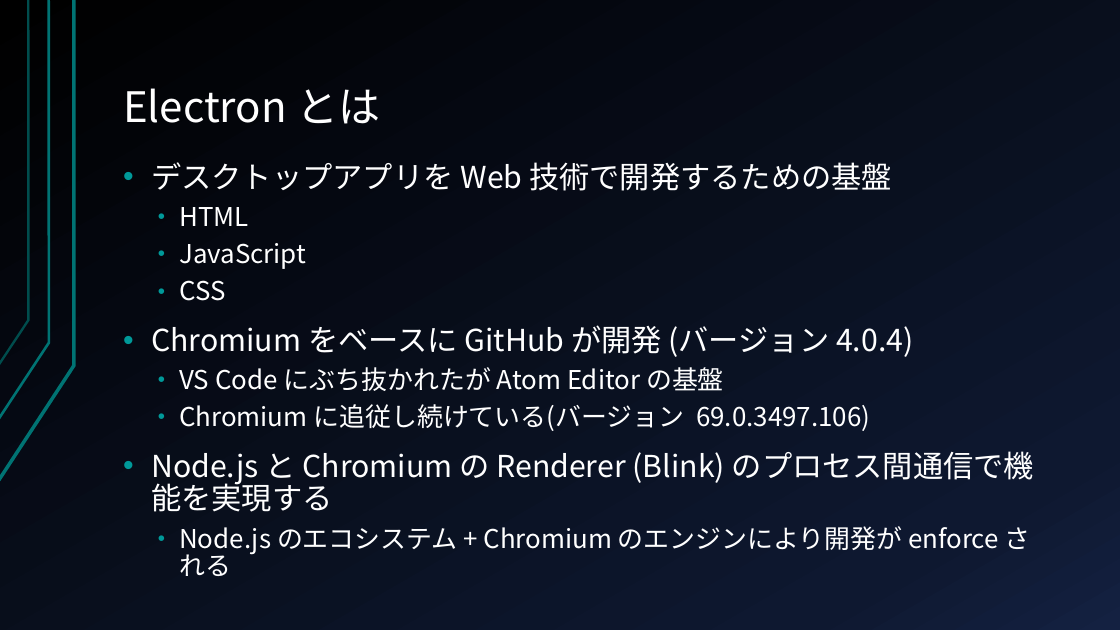
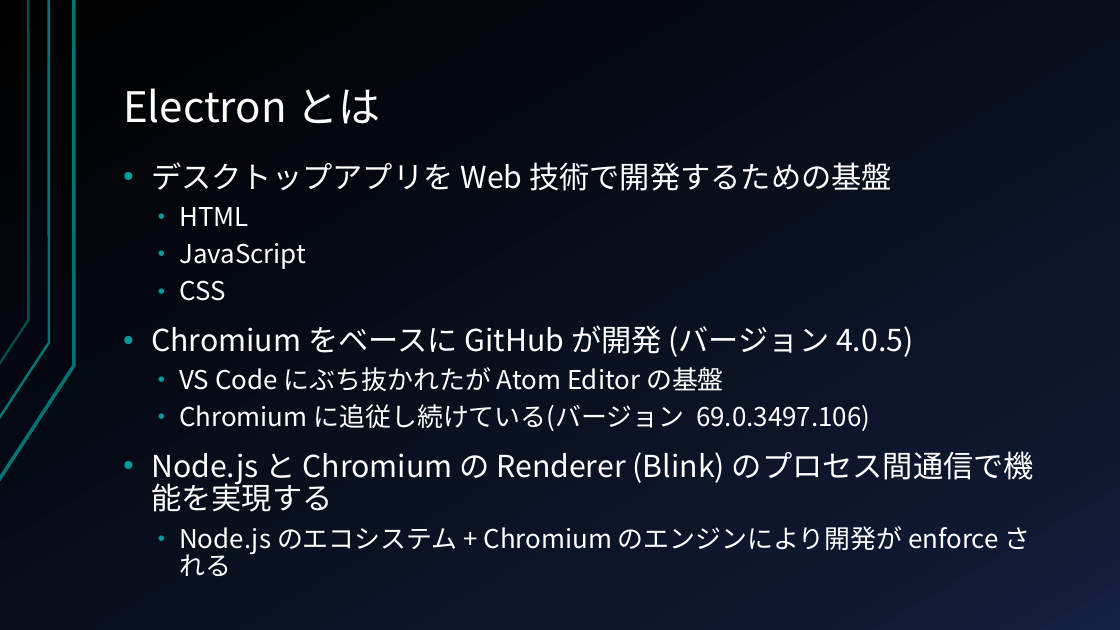
Before and after one commit to kondoumh/electron-study, a slide deck: slide 5 of slide/Electron_in-house_presentation.pptx. Drawn at 1120x630 pixels with LibreOffice and Linux fonts; fonts in the diff are those of the drawing. Boxes give left, top, right and bottom in pixels: in the first picture for what was removed or moved away, otherwise in the second. Text is boxed around its words. In the diff, an @@ line names an element or a change of style, - is before the commit and + after.

Commit message:
update

```diff
--- a/slide/Electron_in-house_presentation.pptx
+++ b/slide/Electron_in-house_presentation.pptx
@@ text at box(151, 325, 913, 357): text changed @@
-• Chromium をベースに GitHub が開発 (バージョン 4.0.4)
+• Chromium をベースに GitHub が開発 (バージョン 4.0.5)
```
Also in this commit, not shown: 5 other slides changed.
